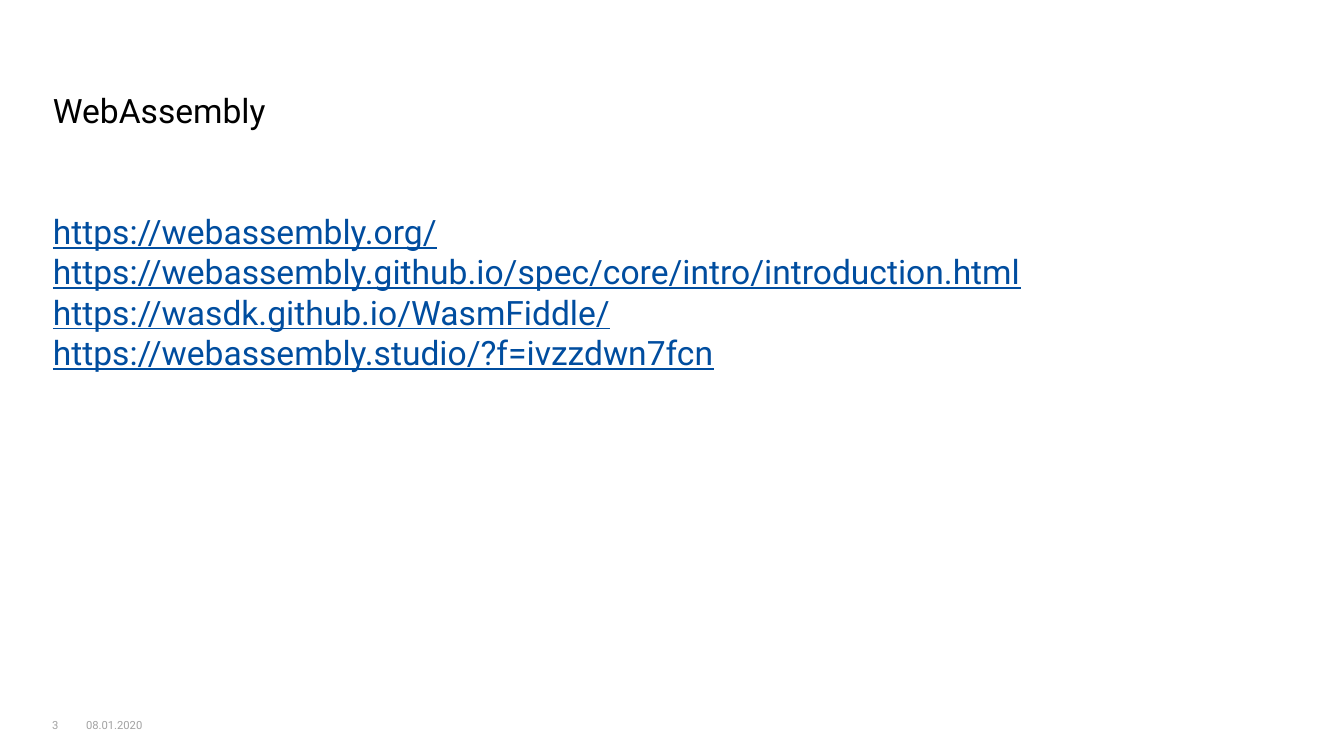
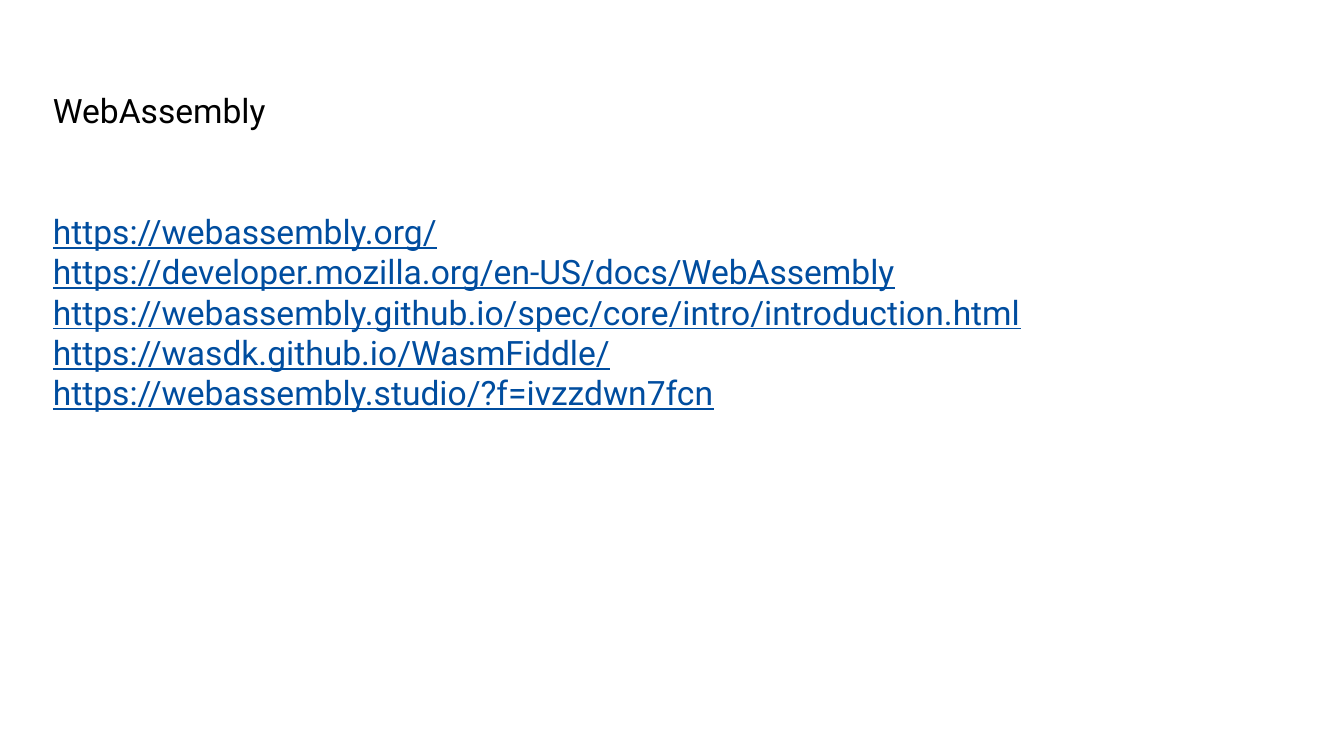
Before and after one commit to kraeuchi/blazor-hacknight, a slide deck: slide 4 of HackNight_WASM_Blazor.pptx (slide 3 before the commit). Drawn at 1344x756 pixels with LibreOffice and Linux fonts; fonts in the diff are those of the drawing; background and template pictures are left out. Boxes give left, top, right and bottom in pixels: in the first picture for what was removed or moved away, otherwise in the second. Text is boxed around its words. In the diff, an @@ line names an element or a change of style, - is before the commit and + after.

```diff
--- a/HackNight_WASM_Blazor.pptx
+++ b/HackNight_WASM_Blazor.pptx
@@ title at (53, 97, 1020, 412): text changed @@
-WebAssembly
-https://webassembly.org/
-https://webassembly.github.io/spec/core/intro/introduction.html
-https://wasdk.github.io/WasmFiddle/
-https://webassembly.studio/?f=ivzzdwn7fcn
+WebAssembly
+https://webassembly.org/
+https://developer.mozilla.org/en-US/docs/WebAssembly
+https://webassembly.github.io/spec/core/intro/introduction.html
+https://wasdk.github.io/WasmFiddle/
+https://webassembly.studio/?f=ivzzdwn7fcn
@@ page number removed at (52, 721, 58, 729) @@
-3
@@ text removed at (86, 721, 142, 729) @@
-08.01.2020
```
Also in this commit, not shown: 20 other slides changed, 4 slides added, 2 slides removed.
